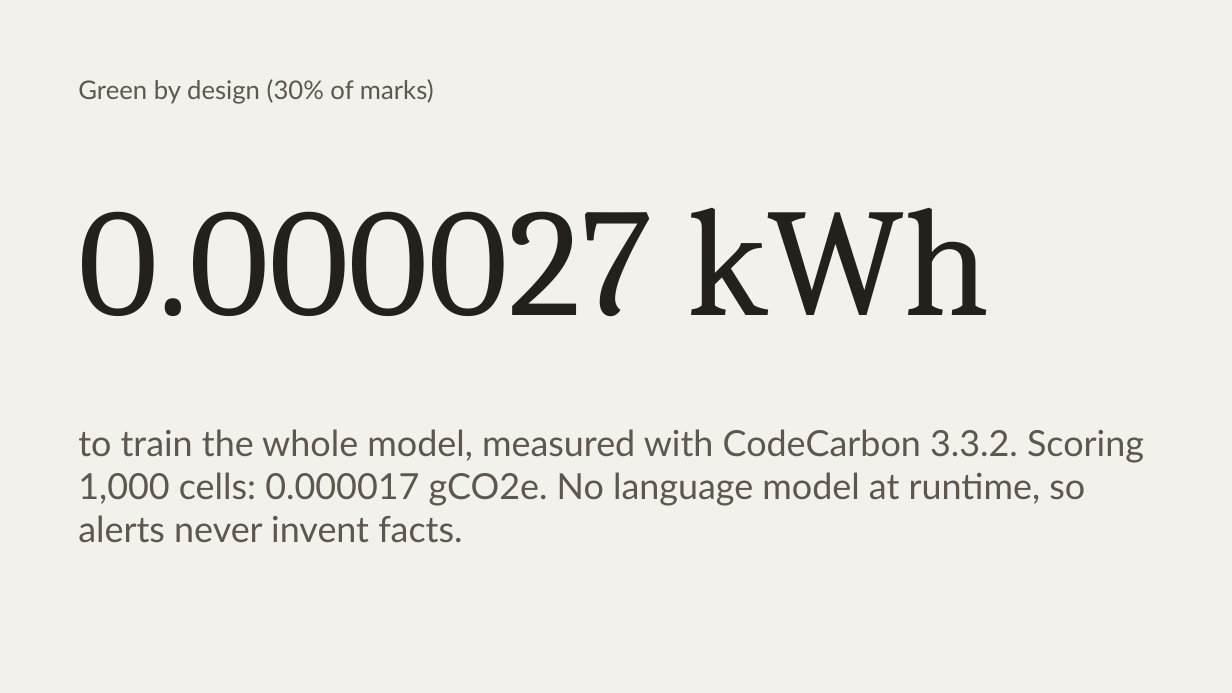
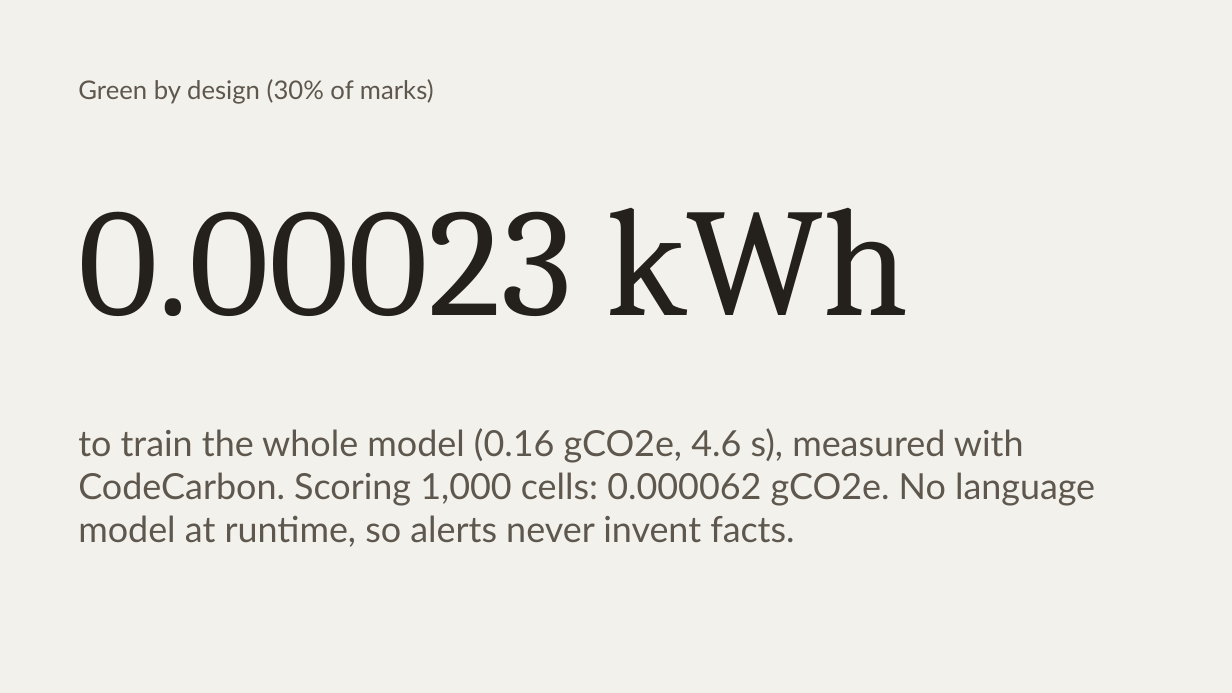
Before and after one commit to akshay-ira-2026/van-agni, a slide deck: slide 6 of submission/PITCH_DECK.pptx. Drawn at 1232x693 pixels with LibreOffice and Linux fonts; fonts in the diff are those of the drawing. Boxes give left, top, right and bottom in pixels: in the first picture for what was removed or moved away, otherwise in the second. Text is boxed around its words. In the diff, an @@ line names an element or a change of style, - is before the commit and + after.

```diff
--- a/submission/PITCH_DECK.pptx
+++ b/submission/PITCH_DECK.pptx
@@ text at <box>78,208,909,316</box>: text changed @@
-0.000027 kWh
+0.00023 kWh
@@ text at <box>78,428,1095,547</box>: text changed @@
-to train the whole model, measured with CodeCarbon 3.3.2. Scoring 1,000 cells: 0.000017 gCO2e. No language model at runtime, so alerts never invent facts.
+to train the whole model (0.16 gCO2e, 4.6 s), measured with CodeCarbon. Scoring 1,000 cells: 0.000062 gCO2e. No language model at runtime, so alerts never invent facts.
```
Also in this commit, not shown: 3 other slides changed, 3 other files.
